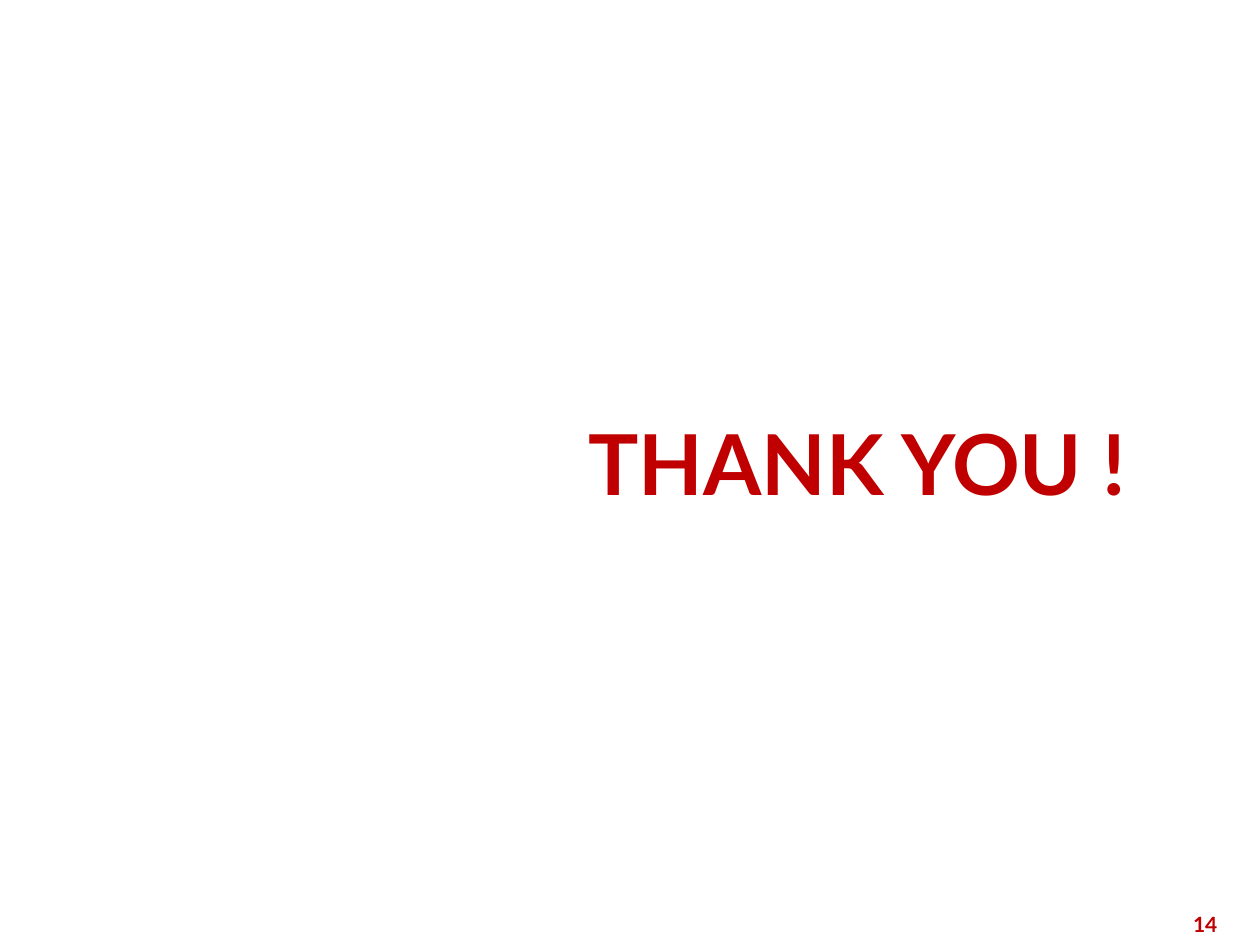
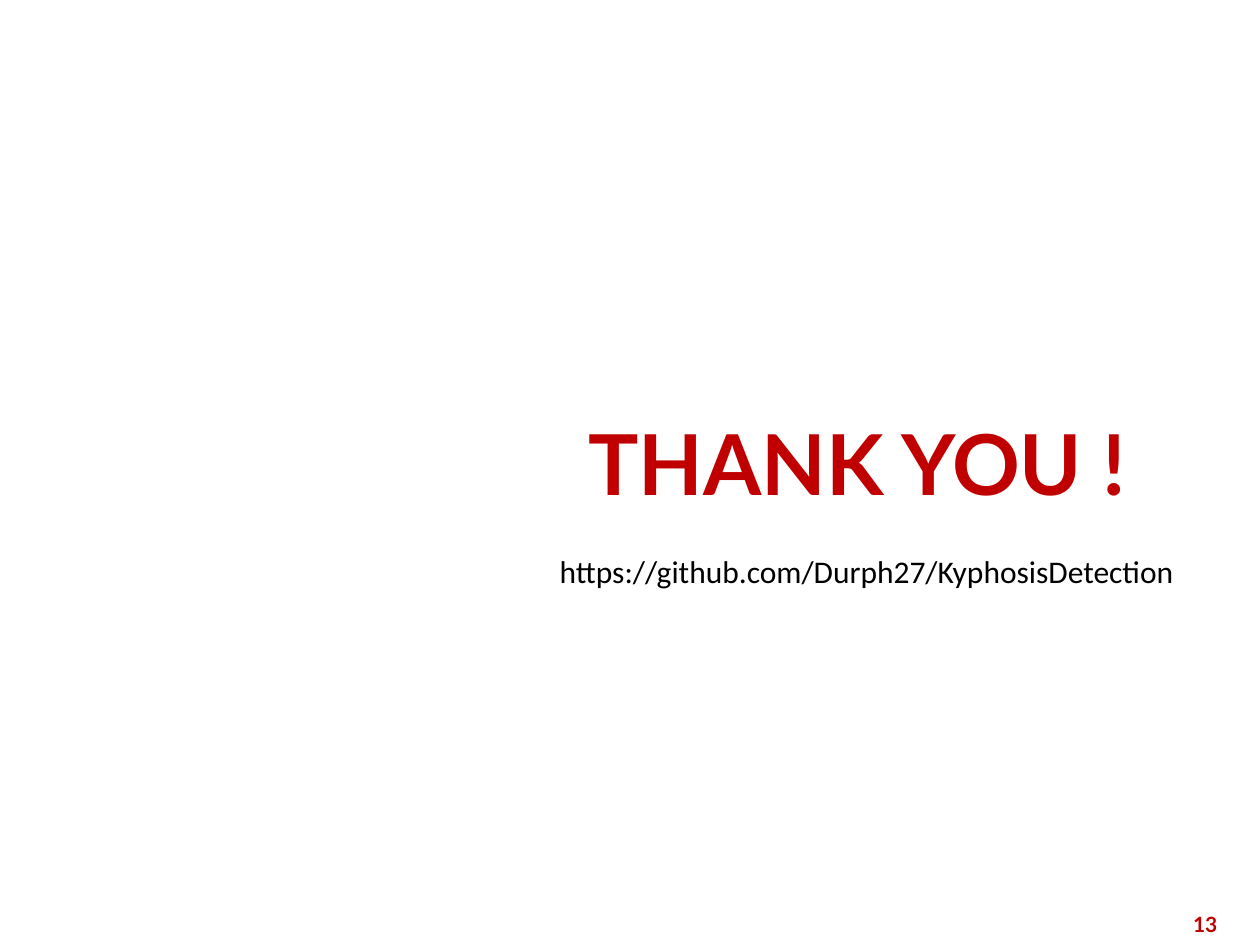
Before and after one commit to Durph27/KyphosisDetection, a slide deck: slide 13 of Documents/Slide_Report.pptx (slide 14 before the commit). Drawn at 1260x945 pixels with LibreOffice and Linux fonts; fonts in the diff are those of the drawing; background and template pictures are left out. Boxes give left, top, right and bottom in pixels: in the first picture for what was removed or moved away, otherwise in the second. Text is boxed around its words. In the diff, an @@ line names an element or a change of style, - is before the commit and + after.

```diff
--- a/Documents/Slide_Report.pptx
+++ b/Documents/Slide_Report.pptx
@@ text added at (560, 561, 1174, 589), 18 pt, text #000000 @@
+https://github.com/Durph27/KyphosisDetection
@@ page number at (1193, 916, 1217, 932): text changed @@
-14
+13
```
Also in this commit, not shown: 2 other slides changed, 1 slide removed, 2 other files.
